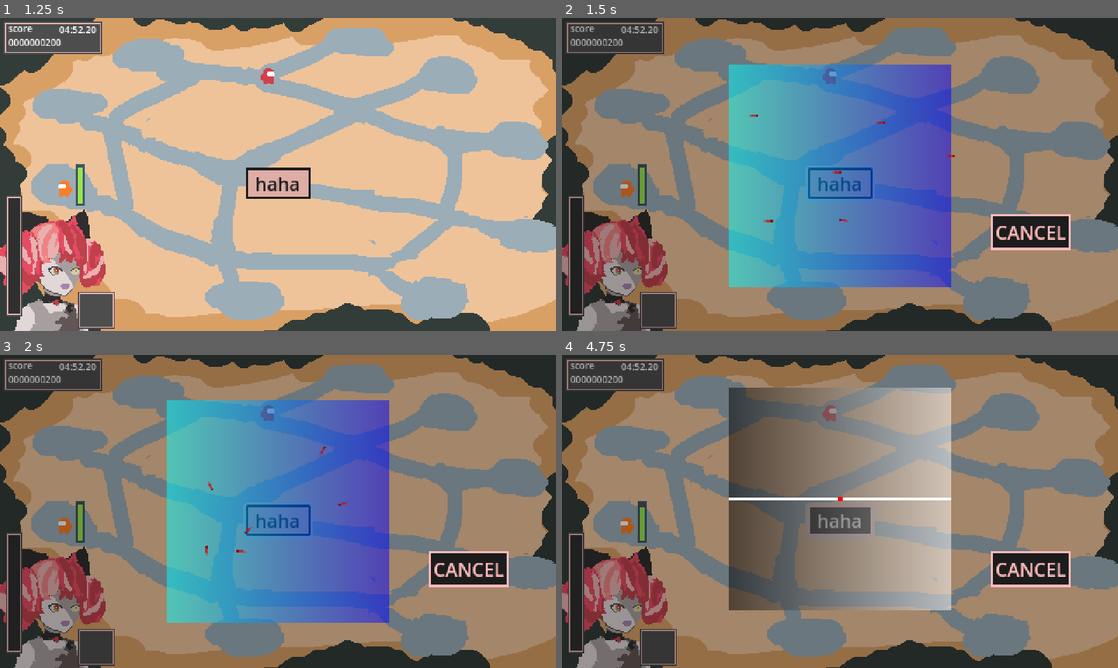
Above: before the commit, frames 1-4 (two rows, left to right).
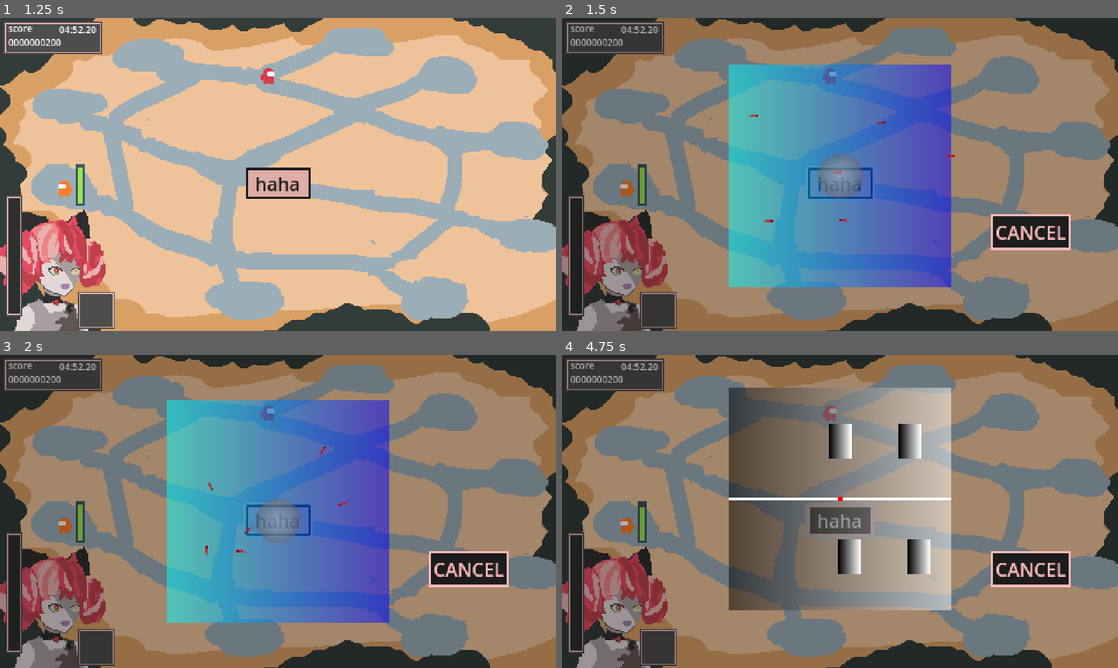
Above: after the commit, the same moments.

Repository: laxeminute/ollie-endless-date
Game: Godot game, scene res://src/interface/title_screen.tscn
The game is run twice, just before and just after one commit, with the same random seed, the same clock (stepped at 60 frames per second) and the same inputs.
Inputs (mouse positions are in pixels of both pictures, inside the frame that each line leads up to):
- Up to frame 1 (1.25 s): click "start" at 0.5 s
- Up to frame 2 (1.5 s): click "haha" at 1.25 s
- Up to frame 3 (2 s): no input
- Up to frame 4 (4.75 s): click "haha" at 2 s; click "haha" at 2.75 s; move the mouse to (962, 495) at 3.52 s; press the mouse at (962, 495) at 3.53 s; tap Enter at 4.25 s; move the mouse to (728, 527) at 4.27 s; release the mouse at (728, 527) at 4.28 s; click (728, 527) at 4.35 s

Frame 1 is identical in both runs. In frame 2, 0.9% of the frame differs, in the area x 46-54%, y 43-58%; in frame 3, 0.9%; in frame 4, 1.7%, in the area x 48-67%, y 22-70%.

Commit message:
Add placeholder visuals for minigames

Diff:
--- a/src/level/activity/goldfish/catcher.tscn
+++ b/src/level/activity/goldfish/catcher.tscn
@@ -1,6 +1,18 @@
-[gd_scene load_steps=3 format=3 uid="uid://d4c6vhxq7lciu"]
+[gd_scene load_steps=5 format=3 uid="uid://d4c6vhxq7lciu"]
 
 [ext_resource type="Script" uid="uid://d0yei3iwxi1c" path="res://src/level/activity/goldfish/catcher.gd" id="1_wk5ja"]
+
+[sub_resource type="Gradient" id="Gradient_wk5ja"]
+offsets = PackedFloat32Array(0, 0.935065, 1)
+colors = PackedColorArray(0.72549, 0.72549, 0.72549, 0.564706, 0.431373, 0.431373, 0.431373, 0.564706, 1, 0, 0, 0)
+
+[sub_resource type="GradientTexture2D" id="GradientTexture2D_hqeum"]
+gradient = SubResource("Gradient_wk5ja")
+width = 40
+height = 40
+fill = 1
+fill_from = Vector2(0.5, 0.5)
+fill_to = Vector2(0.5, 0)
 
 [sub_resource type="CircleShape2D" id="CircleShape2D_0fyby"]
 radius = 20.0
@@ -10,5 +22,8 @@
 collision_mask = 16
 script = ExtResource("1_wk5ja")
 
+[node name="Sprite2D" type="Sprite2D" parent="."]
+texture = SubResource("GradientTexture2D_hqeum")
+
 [node name="CollisionShape2D" type="CollisionShape2D" parent="."]
 shape = SubResource("CircleShape2D_0fyby")
--- a/src/level/activity/goldfish/fish.tscn
+++ b/src/level/activity/goldfish/fish.tscn
@@ -1,9 +1,6 @@
 [gd_scene load_steps=5 format=3 uid="uid://dxje2lxp6qxfr"]
 
 [ext_resource type="Script" uid="uid://dlyfrktkbp22a" path="res://src/level/activity/goldfish/fish.gd" id="1_527fu"]
-
-[sub_resource type="CircleShape2D" id="CircleShape2D_aertf"]
-radius = 4.0
 
 [sub_resource type="Gradient" id="Gradient_527fu"]
 offsets = PackedFloat32Array(0.0194805, 1)
@@ -14,13 +11,18 @@
 width = 8
 height = 2
 
+[sub_resource type="CapsuleShape2D" id="CapsuleShape2D_527fu"]
+radius = 1.0
+height = 8.0
+
 [node name="Fish" type="Area2D"]
 collision_layer = 16
 collision_mask = 0
 script = ExtResource("1_527fu")
 
-[node name="CollisionShape2D" type="CollisionShape2D" parent="."]
-shape = SubResource("CircleShape2D_aertf")
-
 [node name="Sprite2D" type="Sprite2D" parent="."]
 texture = SubResource("GradientTexture2D_k085a")
+
+[node name="CollisionShape2D" type="CollisionShape2D" parent="."]
+rotation = 1.5708
+shape = SubResource("CapsuleShape2D_527fu")
--- a/src/level/activity/sharpshooting/target.tscn
+++ b/src/level/activity/sharpshooting/target.tscn
@@ -1,8 +1,18 @@
-[gd_scene load_steps=2 format=3 uid="uid://cawcs6blimd6n"]
+[gd_scene load_steps=4 format=3 uid="uid://cawcs6blimd6n"]
+
+[sub_resource type="Gradient" id="Gradient_jsxs7"]
+
+[sub_resource type="GradientTexture2D" id="GradientTexture2D_vvq0h"]
+gradient = SubResource("Gradient_jsxs7")
+width = 20
+height = 30
 
 [sub_resource type="CapsuleShape2D" id="CapsuleShape2D_jsxs7"]
 
 [node name="Target" type="Area2D"]
 
+[node name="Sprite2D" type="Sprite2D" parent="."]
+texture = SubResource("GradientTexture2D_vvq0h")
+
 [node name="CollisionShape2D" type="CollisionShape2D" parent="."]
 shape = SubResource("CapsuleShape2D_jsxs7")
